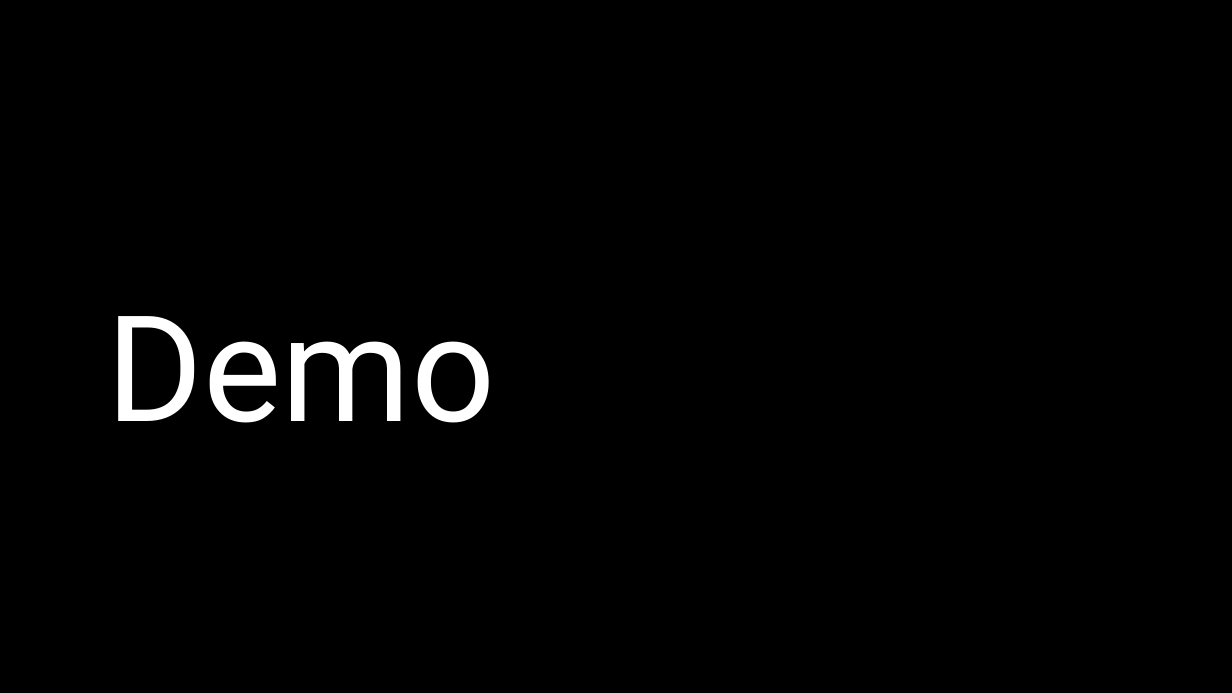
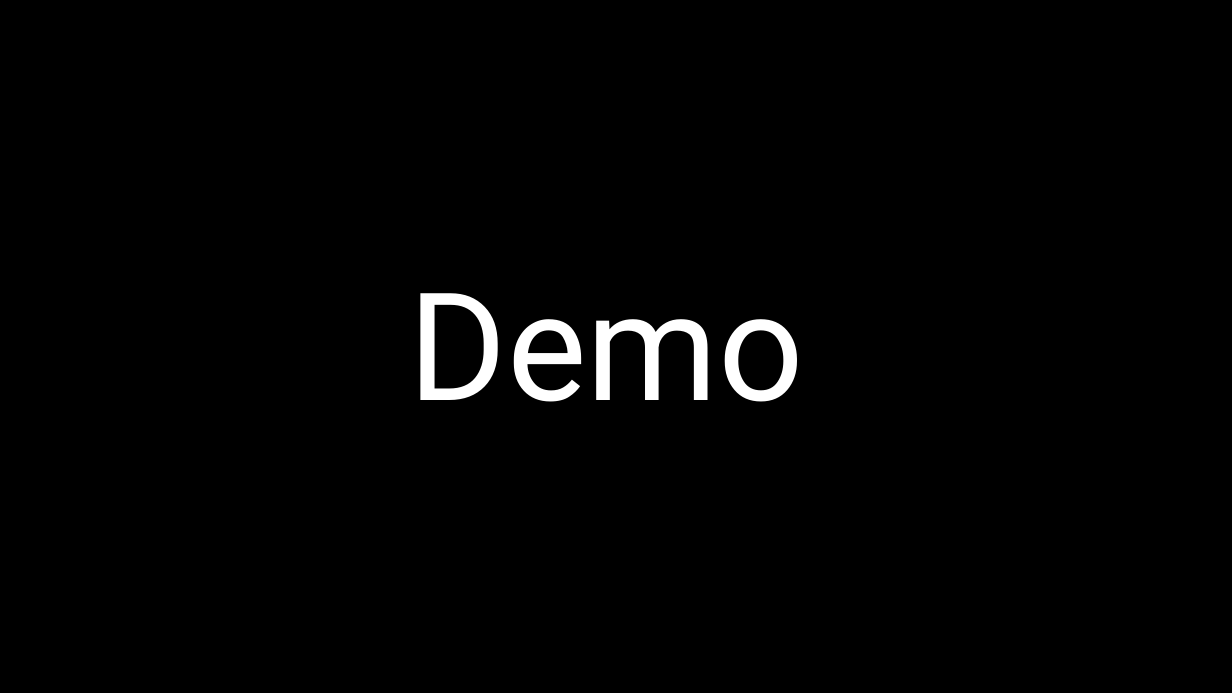
Before and after one commit to Jormungandr72/Cross-Website-Price-Checker, a slide deck: slide 10 of docs/phase_three_docs/Phase_Three_Presentation.pptx. Drawn at 1232x693 pixels with LibreOffice and Linux fonts; fonts in the diff are those of the drawing; background and template pictures are left out. Boxes give left, top, right and bottom in pixels: in the first picture for what was removed or moved away, otherwise in the second. Text is boxed around its words. In the diff, an @@ line names an element or a change of style, - is before the commit and + after.

```diff
--- a/docs/phase_three_docs/Phase_Three_Presentation.pptx
+++ b/docs/phase_three_docs/Phase_Three_Presentation.pptx
@@ title "Demo": place and size @@
-title "Demo" at (107,316,495,423)
+title "Demo" at (409,293,804,402)
@@ title "Demo" at (409,293,804,402): size 115 to 117 pt @@
```
Also in this commit, not shown: 7 other slides changed.
